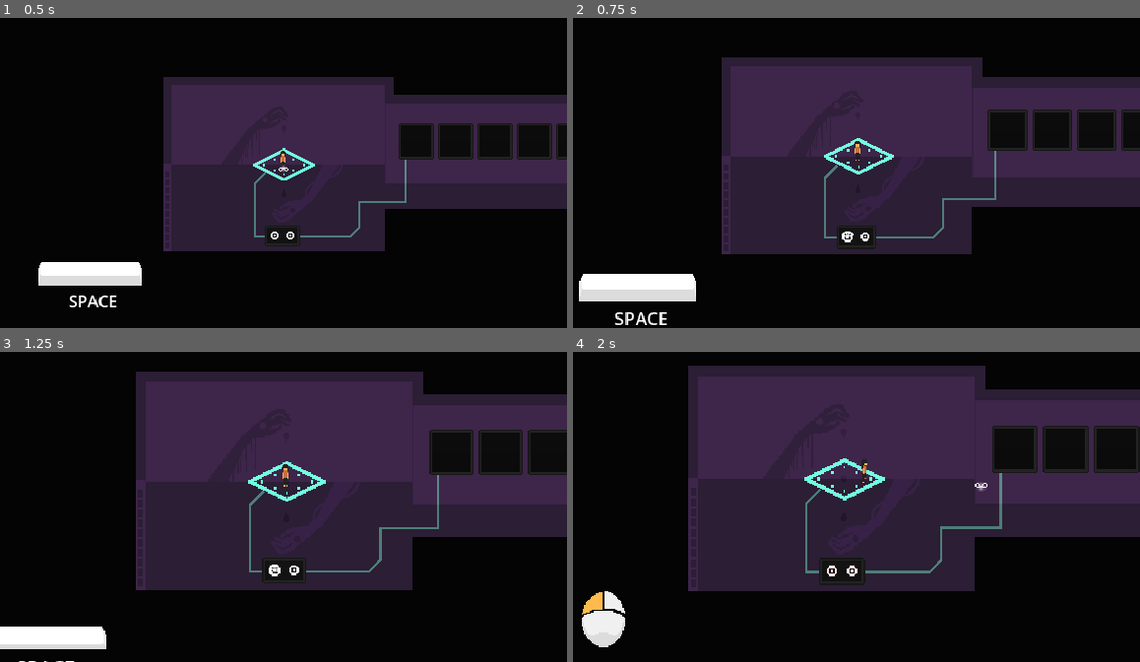
Above: before the commit, frames 1-4 (two rows, left to right).
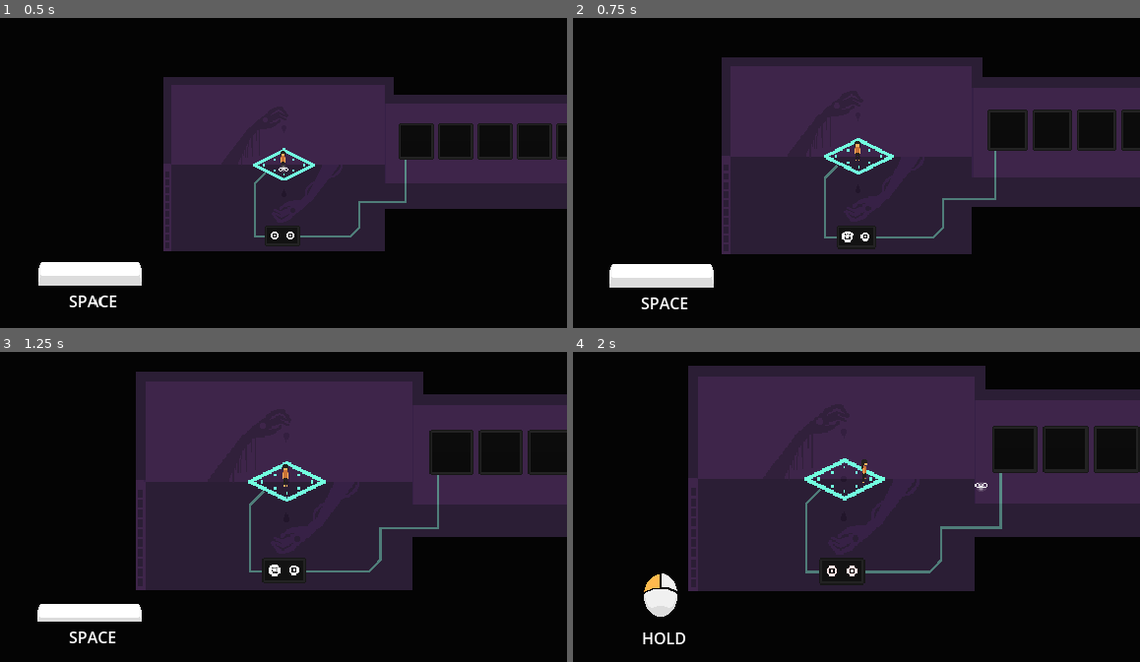
Above: after the commit, the same moments.

Repository: Lilith-In-Starlight/xau
Game: Godot game, scene res://game.tscn
Same seed, same stepped clock (60 frames per second), same inputs: the game is played once before the commit and once after it. Sound files missing from this copy of the repository are replaced by a short silence.
Inputs (mouse positions are in pixels of both pictures, inside the frame that each line leads up to):
- Up to frame 1 (0.5 s): no input
- Up to frame 2 (0.75 s): click (845, 235) at 0.52 s
- Up to frame 3 (1.25 s): no input
- Up to frame 4 (2 s): move the mouse to (981, 485) at 1.27 s; hold D (right) from 1.28 s (still down); tap Space (confirm) at 1.35 s; click (981, 485) at 1.42 s

Frame 1 is identical in both runs. In frame 2, 2.6% of the frame differs, in the area x 1-25%, y 79-100%; in frame 3, 2.4%; in frame 4, 1.8%.

Commit message:
Fixed tutorial going offscreen

Diff:
--- a/Camera.gd
+++ b/Camera.gd
@@ -16,6 +16,7 @@
 
 
 func _process(delta: float) -> void:
+	$Tutorial.scale = Vector2(1.0/zoom.x, 1.0/zoom.y)
 	if target_zoom == null:
 		position = lerp(position, $"../Character".position, player_camera_speed)
 		zoom = lerp(zoom, Vector2(1, 1), player_camera_speed)
--- a/areas/house/house_room_2.tscn
+++ b/areas/house/house_room_2.tscn
@@ -5,18 +5,19 @@
 [ext_resource type="Texture2D" uid="uid://bhur2a2t3er74" path="res://sprites/areas/house/entrance.png" id="3"]
 [ext_resource type="PackedScene" uid="uid://doitx77x0wy2l" path="res://puzzle_elements/blockade.tscn" id="4"]
 [ext_resource type="PackedScene" uid="uid://bkmy6maifarrx" path="res://puzzle_elements/puzzle_node.tscn" id="5"]
-[ext_resource type="PackedScene" path="res://puzzle_elements/puzzle_grid.tscn" id="6"]
+[ext_resource type="PackedScene" uid="uid://rhicuqvd5uu4" path="res://puzzle_elements/puzzle_grid.tscn" id="6"]
 [ext_resource type="Script" path="res://puzzle_elements/puzzle_sequence.gd" id="7"]
 [ext_resource type="Texture2D" uid="uid://ec816i7xd7ie" path="res://sprites/areas/house/wall_top.png" id="8"]
 [ext_resource type="Script" path="res://cord.gd" id="9"]
 [ext_resource type="Script" path="res://NodeArrangementGrid.gd" id="9_6y6pe"]
-[ext_resource type="PackedScene" path="res://misc/door.tscn" id="10"]
+[ext_resource type="PackedScene" uid="uid://cxhn6mv2uveb7" path="res://misc/door.tscn" id="10"]
 [ext_resource type="Script" path="res://PathNodeRule.gd" id="10_e1845"]
 [ext_resource type="PackedScene" path="res://puzzle_elements/connections/puzzle_and_gate.tscn" id="11"]
 [ext_resource type="Texture2D" uid="uid://ccow5aor52t85" path="res://sprites/misc/sitting_thing.png" id="12"]
 [ext_resource type="Script" path="res://areas/house/ToolButton.gd" id="13"]
 
 [sub_resource type="Resource" id="Resource_8ias0"]
+resource_local_to_scene = true
 script = ExtResource("9_6y6pe")
 size = Vector2i(2, 2)
 spacing = Vector2(16, 16)
@@ -31,18 +32,21 @@
 color = 0
 
 [sub_resource type="Resource" id="Resource_pat5u"]
+resource_local_to_scene = true
 script = ExtResource("9_6y6pe")
 size = Vector2i(2, 2)
 spacing = Vector2(32, 32)
 holes = Array[Vector2i]([])
 
 [sub_resource type="Resource" id="Resource_g4tt8"]
+resource_local_to_scene = true
 script = ExtResource("9_6y6pe")
 size = Vector2i(2, 3)
 spacing = Vector2(16, 16)
 holes = Array[Vector2i]([Vector2i(1, 0), Vector2i(1, 1)])
 
 [sub_resource type="Resource" id="Resource_6whdg"]
+resource_local_to_scene = true
 script = ExtResource("9_6y6pe")
 size = Vector2i(3, 3)
 spacing = Vector2(16, 16)
@@ -53,12 +57,14 @@
 color = 0
 
 [sub_resource type="Resource" id="Resource_t0qmr"]
+resource_local_to_scene = true
 script = ExtResource("9_6y6pe")
 size = Vector2i(3, 3)
 spacing = Vector2(16, 16)
 holes = Array[Vector2i]([])
 
 [sub_resource type="Resource" id="Resource_0sndo"]
+resource_local_to_scene = true
 script = ExtResource("9_6y6pe")
 size = Vector2i(3, 3)
 spacing = Vector2(16, 16)
@@ -89,7 +95,7 @@
 
 [node name="Cable" type="Line2D" parent="."]
 position = Vector2(56, 0)
-points = PackedVector2Array(143, 196, 143, 219)
+points = PackedVector2Array(214, 196, 214, 219, 142, 219)
 width = 2.0
 script = ExtResource("9")
 required_puzzle = NodePath("../PuzzleGrid")
@@ -149,16 +155,14 @@
 required_puzzle = NodePath("../../PuzzleGrid3")
 
 [node name="PuzzleGrid" parent="." instance=ExtResource("6")]
-position = Vector2(199, 169)
+position = Vector2(270, 169)
 node_arrangement = SubResource("Resource_8ias0")
-holes = PackedVector2Array()
 
 [node name="PuzzleNode" parent="PuzzleGrid" instance=ExtResource("5")]
 node_rule = SubResource("Resource_mvtam")
 
 [node name="PuzzleNode2" parent="PuzzleGrid" instance=ExtResource("5")]
 position = Vector2(16, 0)
-node_rule = null
 
 [node name="PuzzleNode3" parent="PuzzleGrid" instance=ExtResource("5")]
 position = Vector2(0, 16)
@@ -177,8 +181,6 @@
 [node name="PuzzleGrid2" parent="." instance=ExtResource("6")]
 position = Vector2(295, 252)
 node_arrangement = SubResource("Resource_pat5u")
-spacing = 32
-holes = PackedVector2Array()
 required_puzzle = NodePath("../PuzzleGrid")
 
 [node name="PuzzleNode" parent="PuzzleGrid2" instance=ExtResource("5")]
@@ -186,7 +188,6 @@
 
 [node name="PuzzleNode2" parent="PuzzleGrid2" instance=ExtResource("5")]
 position = Vector2(32, 0)
-node_rule = null
 
 [node name="PuzzleNode3" parent="PuzzleGrid2" instance=ExtResource("5")]
 position = Vector2(0, 32)
@@ -202,7 +203,6 @@
 
 [node name="PuzzleGrid" parent="PuzzleSequence" instance=ExtResource("6")]
 node_arrangement = SubResource("Resource_g4tt8")
-holes = PackedVector2Array(1, 0, 1, 1)
 required_puzzle = NodePath("../../PuzzleGrid2")
 
 [node name="PuzzleNode" parent="PuzzleSequence/PuzzleGrid" instance=ExtResource("5")]
@@ -210,7 +210,6 @@
 
 [node name="PuzzleNode2" parent="PuzzleSequence/PuzzleGrid" instance=ExtResource("5")]
 position = Vector2(0, 16)
-node_rule = null
 
 [node name="PuzzleNode3" parent="PuzzleSequence/PuzzleGrid" instance=ExtResource("5")]
 position = Vector2(0, 32)
@@ -223,12 +222,9 @@
 [node name="PuzzleGrid3" parent="PuzzleSequence" instance=ExtResource("6")]
 position = Vector2(40, 0)
 node_arrangement = SubResource("Resource_6whdg")
-row_size = 3
-holes = PackedVector2Array(2, 0, 1, 1, 0, 2)
 required_puzzle = NodePath("../PuzzleGrid")
 
 [node name="PuzzleNode" parent="PuzzleSequence/PuzzleGrid3" instance=ExtResource("5")]
-node_rule = null
 
 [node name="PuzzleNode2" parent="PuzzleSequence/PuzzleGrid3" instance=ExtResource("5")]
 position = Vector2(16, 0)
@@ -248,7 +244,6 @@
 
 [node name="PuzzleNode6" parent="PuzzleSequence/PuzzleGrid3" instance=ExtResource("5")]
 position = Vector2(32, 32)
-node_rule = null
 
 [node name="Blockade" parent="PuzzleSequence/PuzzleGrid3" instance=ExtResource("4")]
 position = Vector2(16, 8)
@@ -268,16 +263,12 @@
 [node name="PuzzleGrid2" parent="PuzzleSequence" instance=ExtResource("6")]
 position = Vector2(96, 0)
 node_arrangement = SubResource("Resource_t0qmr")
-row_size = 3
-holes = PackedVector2Array()
 required_puzzle = NodePath("../PuzzleGrid3")
 
 [node name="PuzzleNode" parent="PuzzleSequence/PuzzleGrid2" instance=ExtResource("5")]
-node_rule = null
 
 [node name="PuzzleNode2" parent="PuzzleSequence/PuzzleGrid2" instance=ExtResource("5")]
 position = Vector2(16, 0)
-node_rule = null
 
 [node name="PuzzleNode3" parent="PuzzleSequence/PuzzleGrid2" instance=ExtResource("5")]
 position = Vector2(32, 0)
@@ -285,15 +276,12 @@
 
 [node name="PuzzleNode4" parent="PuzzleSequence/PuzzleGrid2" instance=ExtResource("5")]
 position = Vector2(0, 16)
-node_rule = null
 
 [node name="PuzzleNode5" parent="PuzzleSequence/PuzzleGrid2" instance=ExtResource("5")]
 position = Vector2(16, 16)
-node_rule = null
 
 [node name="PuzzleNode6" parent="PuzzleSequence/PuzzleGrid2" instance=ExtResource("5")]
 position = Vector2(32, 16)
-node_rule = null
 
 [node name="PuzzleNode7" parent="PuzzleSequence/PuzzleGrid2" instance=ExtResource("5")]
 position = Vector2(0, 32)
@@ -301,7 +289,6 @@
 
 [node name="PuzzleNode8" parent="PuzzleSequence/PuzzleGrid2" instance=ExtResource("5")]
 position = Vector2(16, 32)
-node_rule = null
 
 [node name="PuzzleNode9" parent="PuzzleSequence/PuzzleGrid2" instance=ExtResource("5")]
 position = Vector2(32, 32)
@@ -316,11 +303,8 @@
 [node name="PuzzleGrid3" parent="." instance=ExtResource("6")]
 position = Vector2(447, 188)
 node_arrangement = SubResource("Resource_0sndo")
-row_size = 3
-holes = PackedVector2Array(1, 1)
 
 [node name="PuzzleNode" parent="PuzzleGrid3" instance=ExtResource("5")]
-node_rule = null
 
 [node name="PuzzleNode2" parent="PuzzleGrid3" instance=ExtResource("5")]
 position = Vector2(16, 0)
@@ -328,11 +312,9 @@
 
 [node name="PuzzleNode3" parent="PuzzleGrid3" instance=ExtResource("5")]
 position = Vector2(32, 0)
-node_rule = null
 
 [node name="PuzzleNode4" parent="PuzzleGrid3" instance=ExtResource("5")]
 position = Vector2(0, 16)
-node_rule = null
 
 [node name="PuzzleNode5" parent="PuzzleGrid3" instance=ExtResource("5")]
 position = Vector2(32, 16)
@@ -344,11 +326,9 @@
 
 [node name="PuzzleNode7" parent="PuzzleGrid3" instance=ExtResource("5")]
 position = Vector2(16, 32)
-node_rule = null
 
 [node name="PuzzleNode8" parent="PuzzleGrid3" instance=ExtResource("5")]
 position = Vector2(32, 32)
-node_rule = null
 
 [node name="Blockade" parent="PuzzleGrid3" instance=ExtResource("4")]
 position = Vector2(0, 24)
--- a/gui/cursor.gd
+++ b/gui/cursor.gd
@@ -29,6 +29,9 @@
 
 func _process(delta):
 	position = get_global_mouse_position()
+	var dist :Vector2 = position - $"../Camera2D".position
+	var d :Vector2 = dist - dist * $"../Camera2D".zoom.x
+#	position += d
 	var pos_delta :Vector2 = position - past_pos
 	sprite.speed_scale = 1 + pos_delta.length() / 20.0
 	past_pos = position
--- a/save_data.gd
+++ b/save_data.gd
@@ -2,8 +2,6 @@
 
 ## The singletone that handles global data like save files
 
-## The path where the game progress is saved
-const SAVE_PATH := "user://savedata.xau"
 
 ## The data of the entire game
 var data := {
@@ -39,32 +37,6 @@
 		get_tree().quit()
 
 
-func get_data(path: String):
-	var parts = path.split("|")
-	var current = data
-	for i in parts:
-		current = current[i]
-	return current
-
-
-func has_data(path: String):
-	var parts = path.split("|")
-	var current = data
-	for i in parts:
-		if i in current:
-			current = current[i]
-		else:
-			return false
-	return true
-
-
-func get_saved_value(key: Variant, default: Variant) -> Variant:
-	if key == "accessibility_colors":
-		print(key, ": ", data[key])
-	if data.has(key):
-		return data[key]
-	return default
-
 
 func get_node_color(key: NodeRule.COLORS) -> Color:
 	return save_handler.vget_value(["options", "accessibility", "colors", str(key)], NodeRule.get_default_color(key))
Not shown, changed: export_presets.cfg
